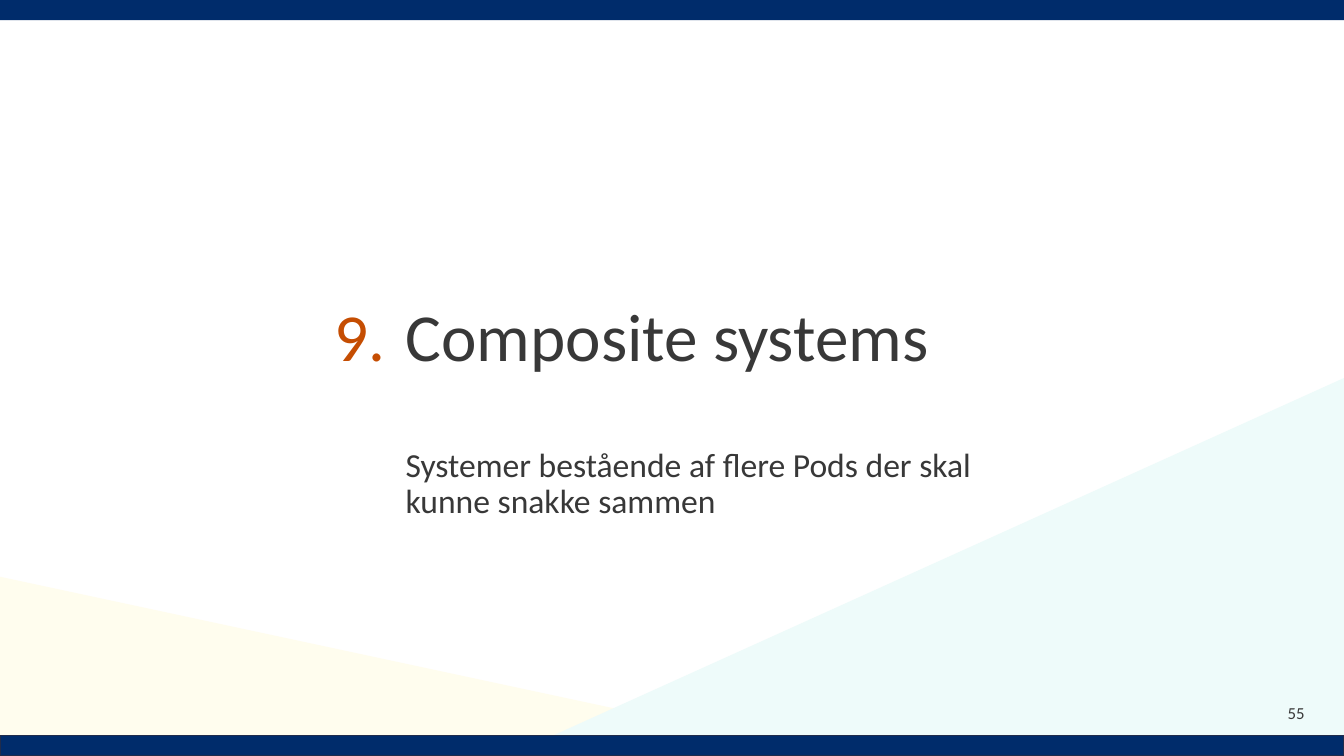
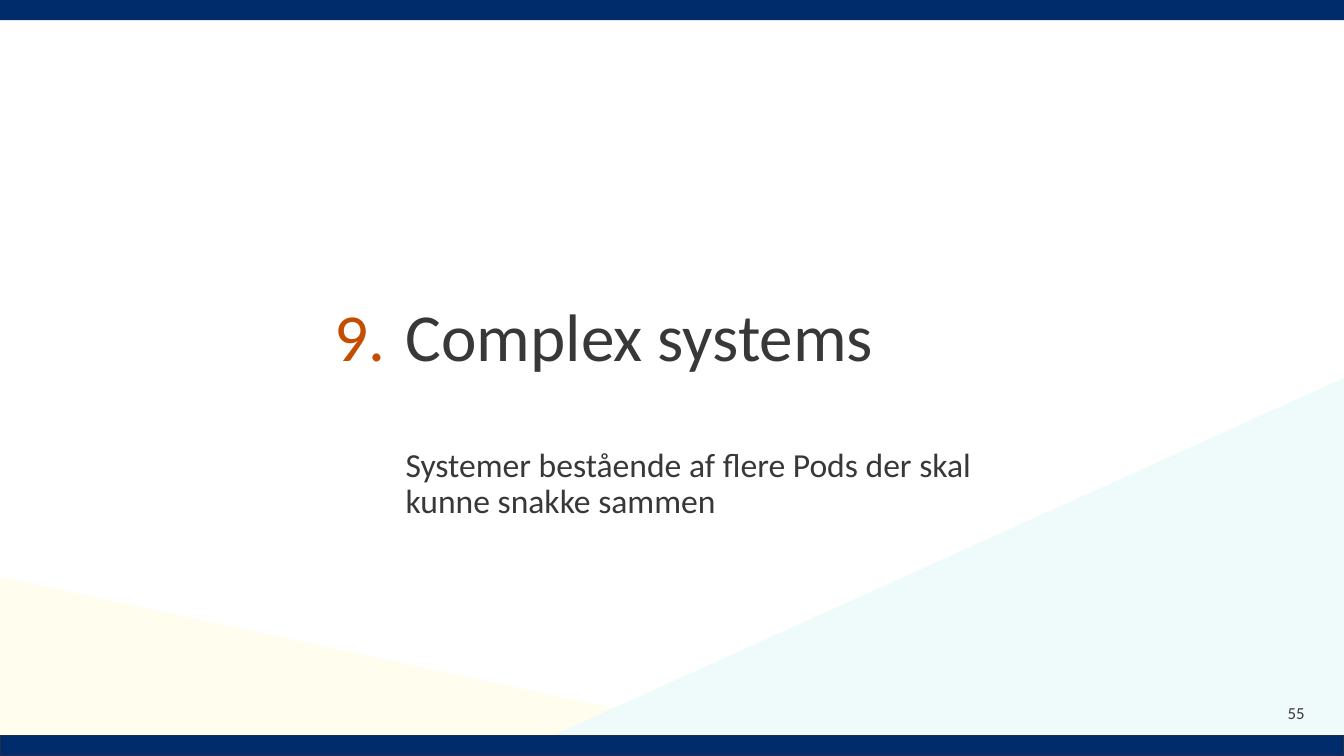
Before and after one commit to Notalib/workshop-kubernetes, a slide deck: slide 55 of Kubernetes_workshop.pptx. Drawn at 1344x756 pixels with LibreOffice and Linux fonts; fonts in the diff are those of the drawing; background and template pictures are left out. Boxes give left, top, right and bottom in pixels: in the first picture for what was removed or moved away, otherwise in the second. Text is boxed around its words. In the diff, an @@ line names an element or a change of style, - is before the commit and + after.

```diff
--- a/Kubernetes_workshop.pptx
+++ b/Kubernetes_workshop.pptx
@@ text at (x1=406, y1=314, x2=971, y2=514): text changed @@
-Composite systems
-Systemer bestående af flere Pods der skal kunne snakke sammen
+Complex systems
+Systemer bestående af flere Pods der skal kunne snakke sammen
```
Also in this commit, not shown: 13 other slides changed, 6 slides added, 3 slides removed, 10 other files.
